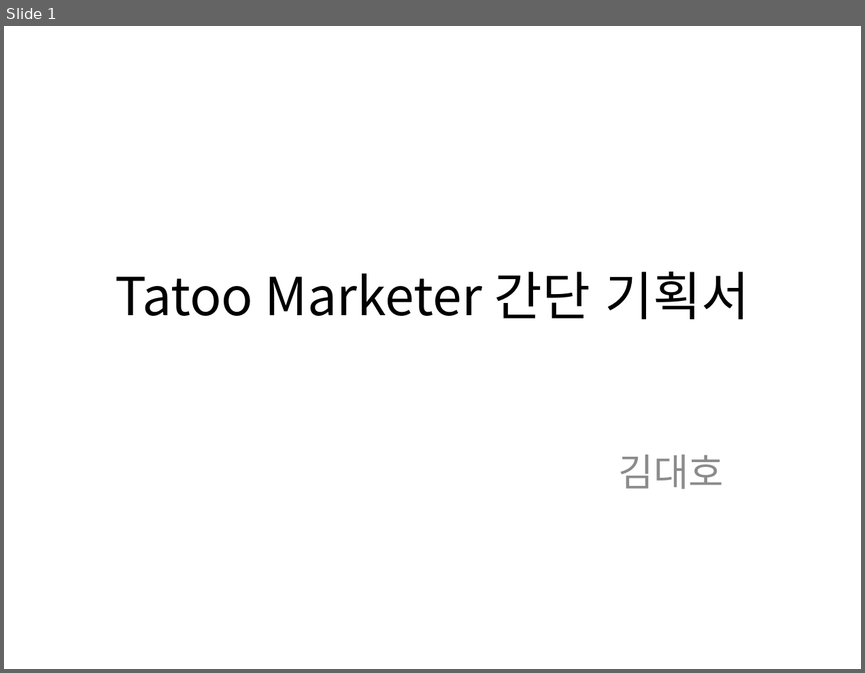
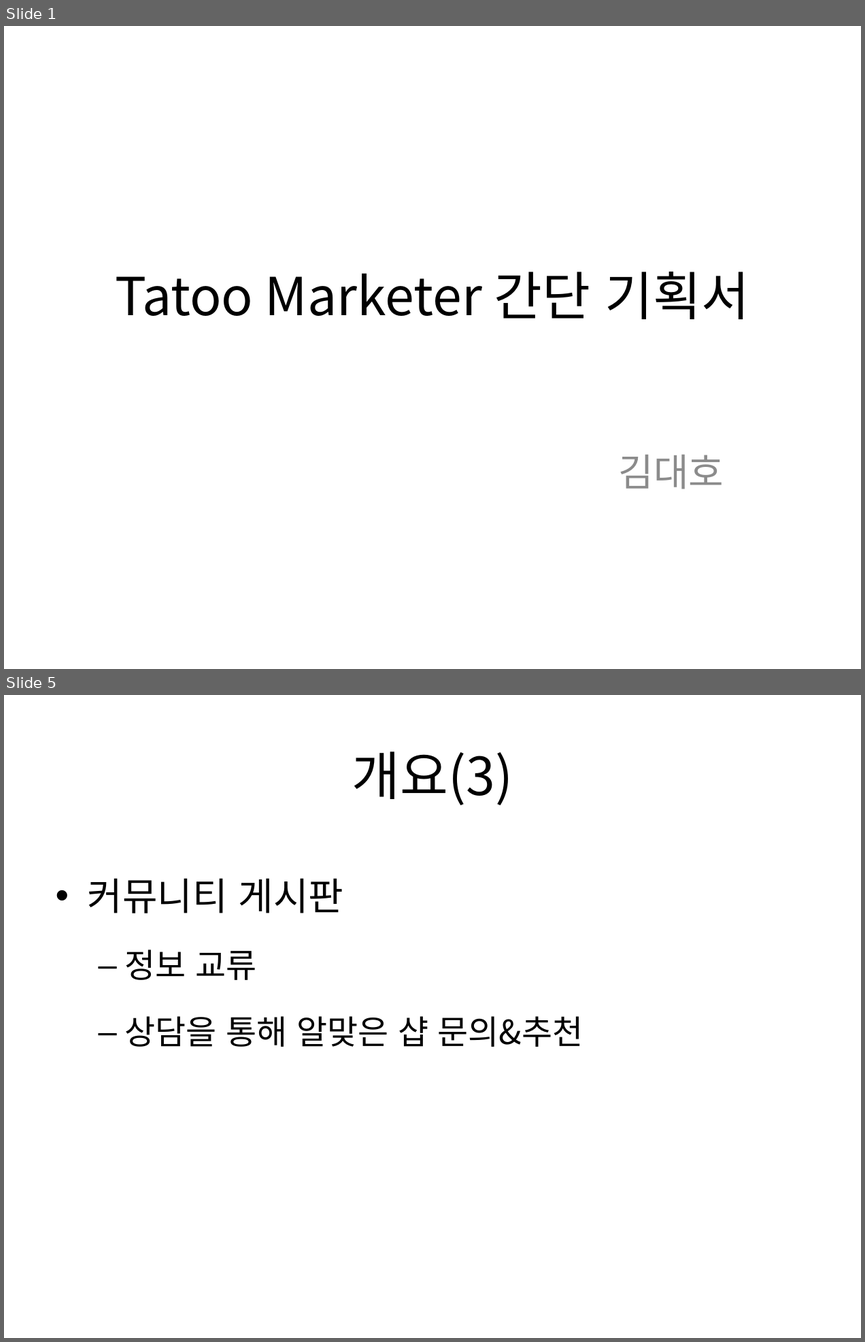
Before and after one commit to kurodari/ttm, a slide deck: docs/ttm 기획서 pt.pptx. Shown one above the other, each under a label of ours: slide 1 before the commit, slides 1 and 5 after it; the slides between them are not shown. The pictures are 865x673 and 865x1342 pixels, drawn with LibreOffice and Linux fonts; fonts in the diff are those of the drawing. Boxes give left, top, right and bottom in pixels: in the first picture for what was removed or moved away, otherwise in the second. Text is boxed around its words. In the diff, an @@ line names an element or a change of style, - is before the commit and + after.

Commit message:
개요 작성

```diff
--- a/docs/ttm 기획서 pt.pptx
+++ b/docs/ttm 기획서 pt.pptx
@@ slide 5 added at <box>4,695,861,1338</box>, background #FFFFFF @@
@@ title added at <box>352,751,513,805</box>, 44 pt, text #000000 @@
+개요(3)
@@ text added at <box>88,878,583,1047</box>, 28 pt, text #000000 @@
+• 커뮤니티 게시판
+  – 정보 교류
+  – 상담을 통해 알맞은 샵 문의&추천
```
Also in this commit, not shown: 1 slide changed, 2 other slides added.
